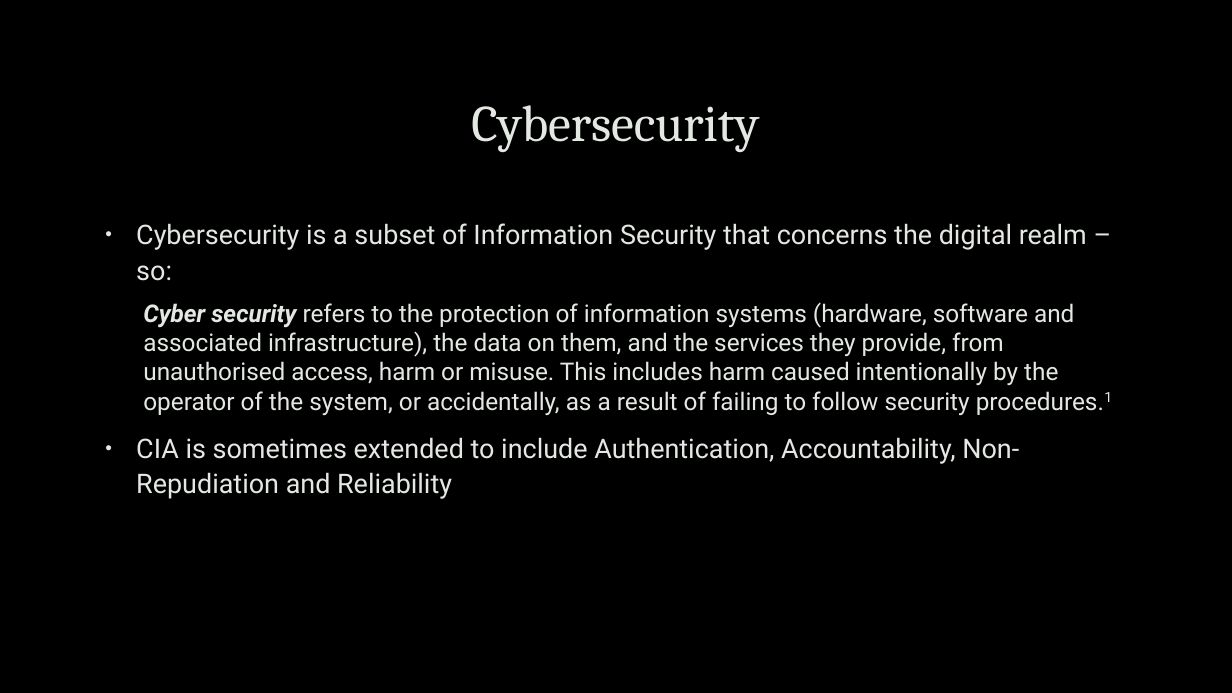
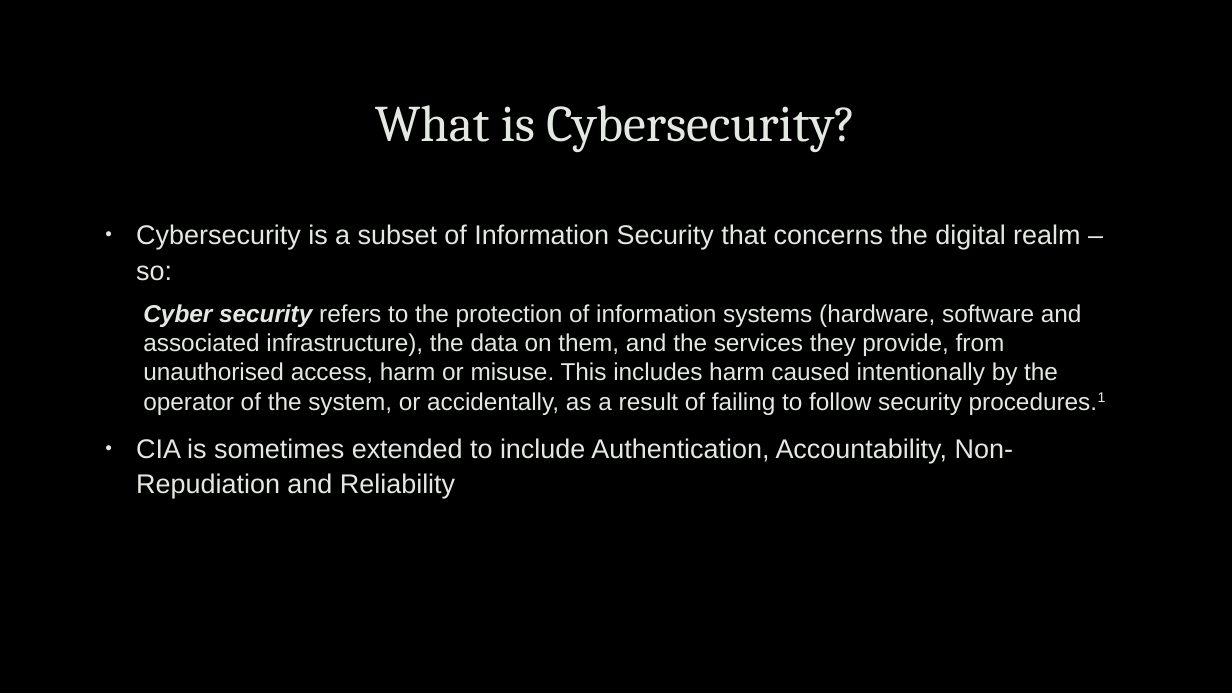
Before and after one commit to uwacyber/cits1003, a slide deck: slide 20 of cits1003-lecture_slides/CITS1003-0 Overview.pptx (slide 9 before the commit). Drawn at 1232x693 pixels with LibreOffice and Linux fonts; fonts in the diff are those of the drawing; background and template pictures are left out. Boxes give left, top, right and bottom in pixels: in the first picture for what was removed or moved away, otherwise in the second. Text is boxed around its words. In the diff, an @@ line names an element or a change of style, - is before the commit and + after.

```diff
--- a/cits1003-lecture_slides/CITS1003-0 Overview.pptx
+++ b/cits1003-lecture_slides/CITS1003-0 Overview.pptx
@@ title at box(375, 105, 856, 153): text changed @@
-Cybersecurity
+What is Cybersecurity?
@@ text "Cybersecurity is a subset of ..." at box(136, 224, 1106, 499): font Roboto to Arial @@
```
Also in this commit, not shown: 10 other slides changed, 13 slides added, 1 slide removed.
